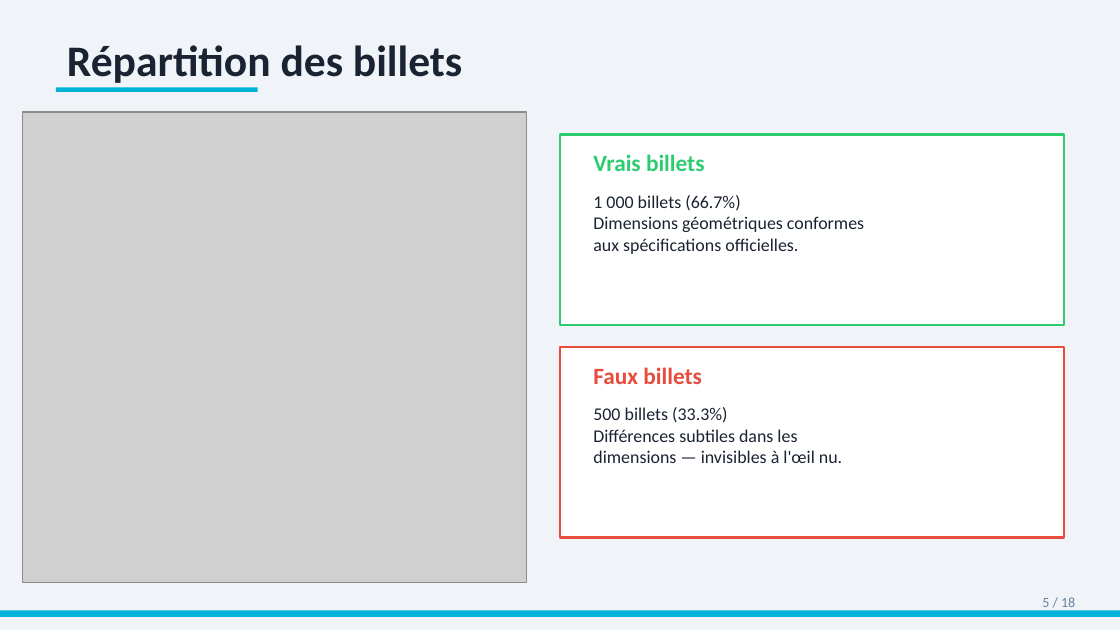
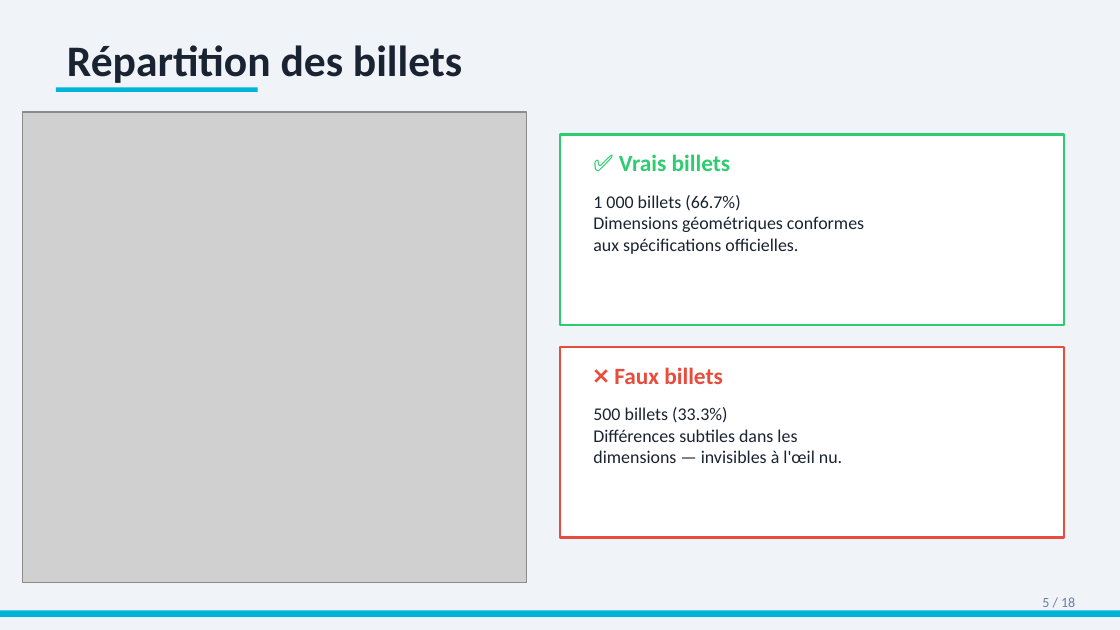
Before and after one commit to TheGoatLucien/Data_analyst, a slide deck: slide 5 of projets/projet 12/files/Presentation_P12_Detection_Faux_Billets.pptx. Drawn at 1120x630 pixels with LibreOffice and Linux fonts; fonts in the diff are those of the drawing; grey boxes stand for pictures. Boxes give left, top, right and bottom in pixels: in the first picture for what was removed or moved away, otherwise in the second. Text is boxed around its words. In the diff, an @@ line names an element or a change of style, - is before the commit and + after.

```diff
--- a/projets/projet 12/files/Presentation_P12_Detection_Faux_Billets.pptx
+++ b/projets/projet 12/files/Presentation_P12_Detection_Faux_Billets.pptx
@@ text at bbox=[619, 154, 731, 171]: text changed @@
-Vrais billets
+✅ Vrais billets
@@ text at bbox=[614, 367, 723, 384]: text changed @@
-Faux billets
+❌ Faux billets
```
Also in this commit, not shown: 10 other slides changed, 4 other files.
